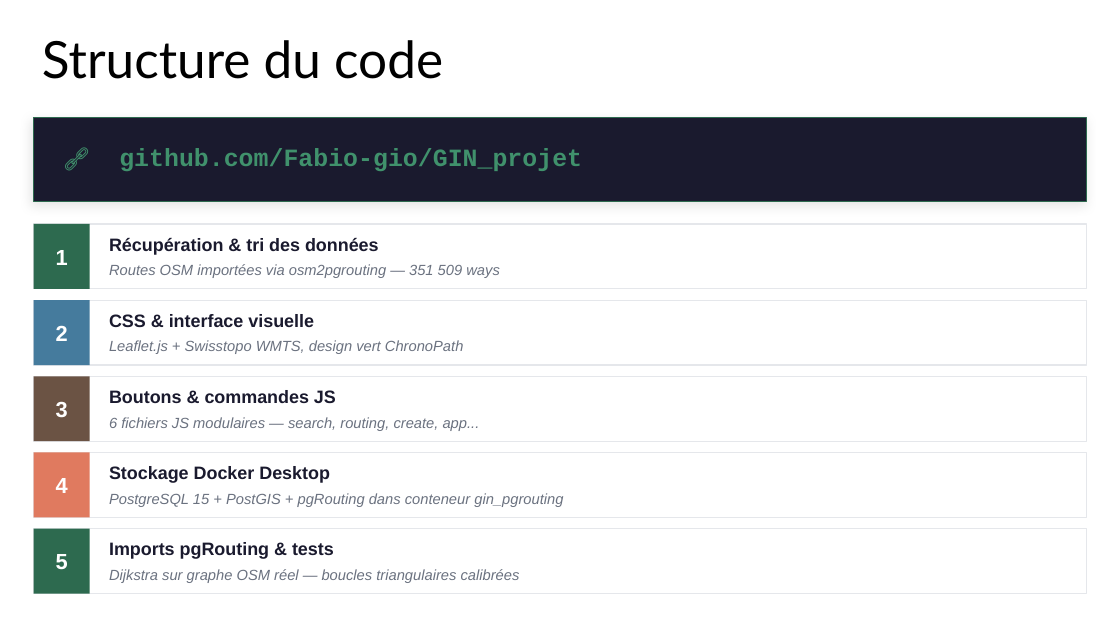
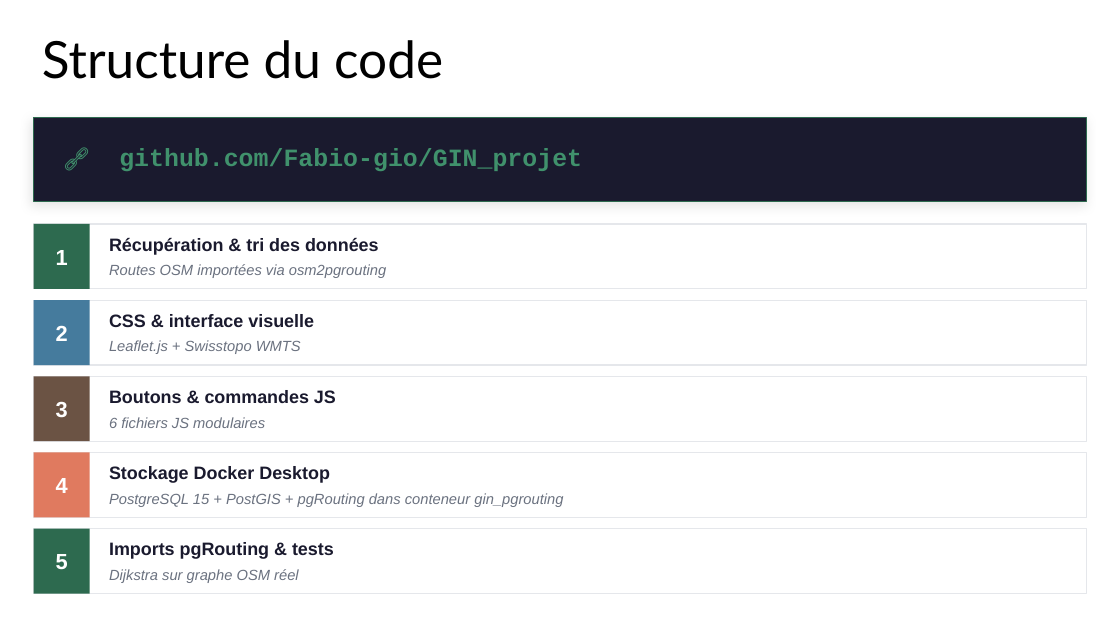
Before and after one commit to Fabio-gio/GIN_projet, a slide deck: slide 6 of ChronoPath_Presentation.pptx. Drawn at 1120x630 pixels with LibreOffice and Linux fonts; fonts in the diff are those of the drawing. Boxes give left, top, right and bottom in pixels: in the first picture for what was removed or moved away, otherwise in the second. Text is boxed around its words. In the diff, an @@ line names an element or a change of style, - is before the commit and + after.

```diff
--- a/ChronoPath_Presentation.pptx
+++ b/ChronoPath_Presentation.pptx
@@ text at [109, 264, 386, 278]: text changed @@
-Routes OSM importées via osm2pgrouting — 351 509 ways
+Routes OSM importées via osm2pgrouting
@@ text at [109, 340, 301, 354]: text changed @@
-Leaflet.js + Swisstopo WMTS, design vert ChronoPath
+Leaflet.js + Swisstopo WMTS
@@ text at [109, 417, 265, 428]: text changed @@
-6 fichiers JS modulaires — search, routing, create, app...
+6 fichiers JS modulaires
@@ text at [109, 569, 299, 583]: text changed @@
-Dijkstra sur graphe OSM réel — boucles triangulaires calibrées
+Dijkstra sur graphe OSM réel
```
Also in this commit, not shown: 6 other slides changed, 18 other files.
